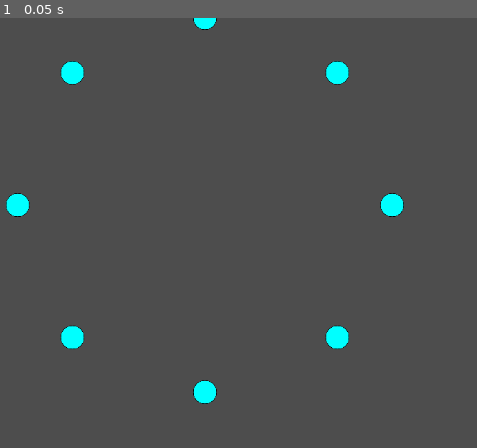
Above: before the commit, frame 1.
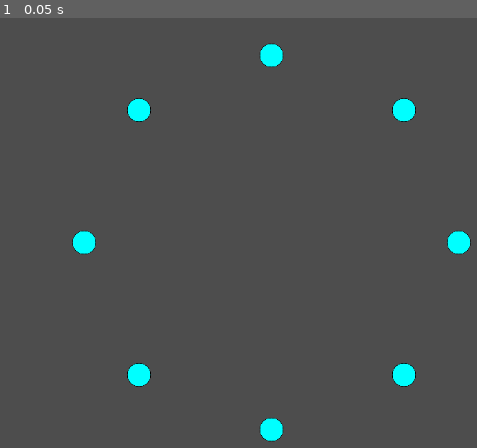
Above: after the commit, the same moment.

Repository: DarkerQueenSara/wave-defense
Game: Godot game, scene res://scenes/main_scene.tscn
Same seed, same stepped clock (60 frames per second), same inputs: the game is played once before the commit and once after it.
Inputs:
- Up to frame 1 (0.05 s): no input

The runs differ from the first frame. In frame 1, 3.4% of the frame differs, in the area x 1-99%, y 0-99%.

Commit message:
Added enemy base script

Diff:
--- a/scenes/main_scene.tscn
+++ b/scenes/main_scene.tscn
@@ -7,7 +7,6 @@
 [node name="MainScene" type="Node2D"]
 
 [node name="Camera2D" type="Camera2D" parent="."]
-position = Vector2(1152, 648)
 scale = Vector2(0.1, 0.1)
 zoom = Vector2(0.5, 0.5)
 
@@ -18,7 +17,6 @@
 [node name="CenterIsland" type="Node2D" parent="."]
 
 [node name="SpawnPointHolder" type="Node2D" parent="." node_paths=PackedStringArray("spawnPoints")]
-position = Vector2(960, 540)
 script = ExtResource("1_a83y2")
 startingEnemies = 2
 enemyGrowthFactor = 0.5
--- /dev/null
+++ b/scripts/enemy.gd
@@ -0,0 +1,13 @@
+extends Node2D
+
+@export var enemySpeed: float;
+@export var enemyDamage: int;
+@export var enemyHealth: int;
+var currentHealth: int;
+
+# Called when the node enters the scene tree for the first time.
+func _ready() -> void:
+	look_at(Vector2(0,0))
+
+func _physics_process(delta):
+	position += transform.x * enemySpeed * delta;
--- a/scripts/spawn_point_holder.gd
+++ b/scripts/spawn_point_holder.gd
@@ -34,4 +34,3 @@
 		var spawnedEnemy = randomEnemy.instantiate();
 		get_tree().get_root().add_child(spawnedEnemy);
 		spawnedEnemy.global_position = spawnPoints[index].global_position;
-		spawnedEnemy.look_at(Vector2(0,0));
